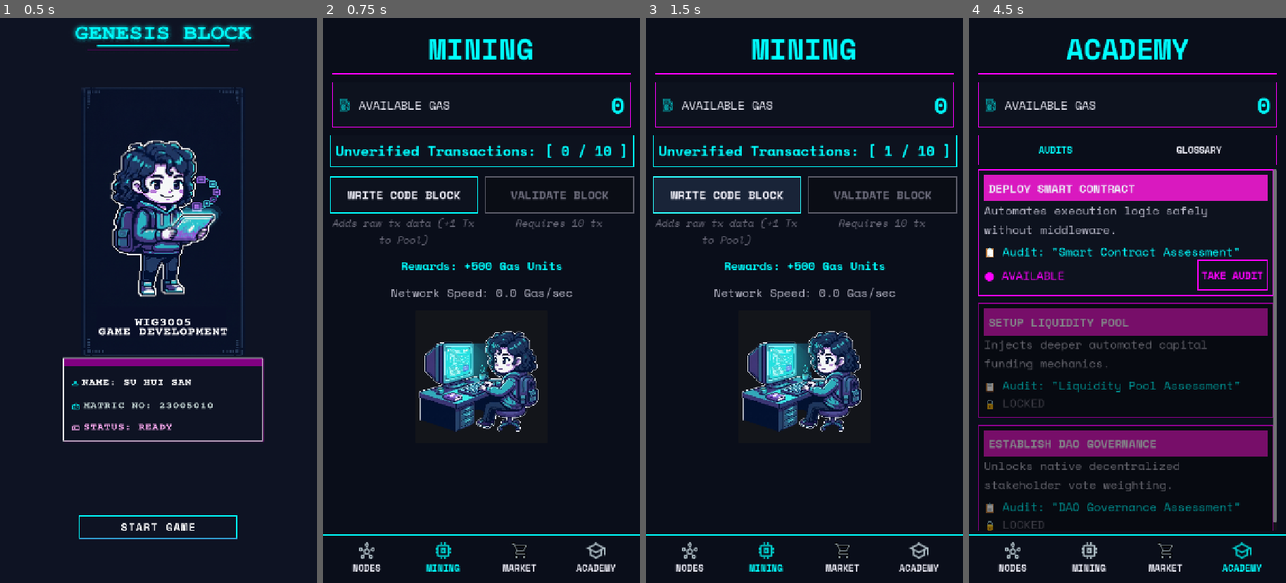
Above: before the commit, frames 1-4 (left to right).
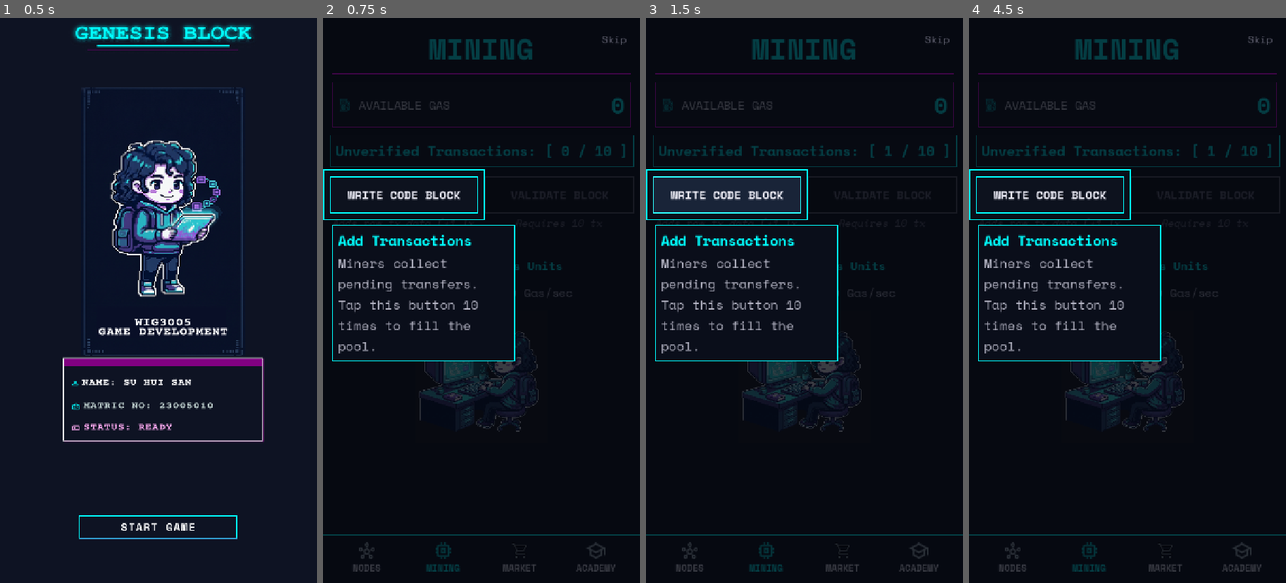
Above: after the commit, the same moments.

Repository: suhui3/genesis-block
Game: Godot game, scene res://main_game.tscn
Two runs of this game, one before a commit and one after it. Both use one fixed random seed, a clock stepped at 60 frames per second and the inputs below.
Inputs (mouse positions are in pixels of both pictures, inside the frame that each line leads up to):
- Up to frame 1 (0.5 s): no input
- Up to frame 2 (0.75 s): click (481, 532) at 0.5 s
- Up to frame 3 (1.5 s): click "WRITE CODE BLOCK" at 1.25 s
- Up to frame 4 (4.5 s): click (1013, 560) at 2.02 s; click (1089, 560) at 2.77 s; click (1165, 560) at 3.52 s; click (1241, 560) at 4.27 s

Frame 1 is identical in both runs. In frame 2, 12% of the frame differs, in the area x 0-100%, y 3-98%; in frame 3, 12%; in frame 4, 25%.

Commit message:
feat: tutorial for first time player

Diff:
--- a/main_game.gd
+++ b/main_game.gd
@@ -64,6 +64,7 @@
 @onready var gas_bar = $GameplayShell/RootVBox/ContentMargin/ChromeVBox/GasBar
 @onready var bottom_nav = $GameplayShell/RootVBox/BottomNavBar
 @onready var nodes_tab = $GameplayShell/RootVBox/ContentMargin/ChromeVBox/TabContent/NodesTab
+@onready var nodes_scroll = $GameplayShell/RootVBox/ContentMargin/ChromeVBox/TabContent/NodesTab/NodesScroll
 @onready var block_list_vbox = $GameplayShell/RootVBox/ContentMargin/ChromeVBox/TabContent/NodesTab/NodesScroll/BlockListVBox
 @onready var mining_tab = $GameplayShell/RootVBox/ContentMargin/ChromeVBox/TabContent/MiningTab
 @onready var mempool_panel = $GameplayShell/RootVBox/ContentMargin/ChromeVBox/TabContent/MiningTab/MempoolPanel
@@ -131,11 +132,29 @@
 	$CrisisPanel/CrisisMargin/CrisisScroll/CrisisStack/CrisisBorder/CrisisVBox/OptionsVBox/ButtonCrisisOptionA,
 	$CrisisPanel/CrisisMargin/CrisisScroll/CrisisStack/CrisisBorder/CrisisVBox/OptionsVBox/ButtonCrisisOptionB,
 ]
+@onready var tutorial_coach_overlay = $TutorialCoachOverlay
+
+enum TutorialStep {
+	WRITE,
+	VALIDATE,
+	NODES_NAV,
+	NODES_VIEW,
+	ACADEMY_NAV,
+	ACADEMY_AUDITS,
+	ACADEMY_GLOSSARY_NAV,
+	ACADEMY_GLOSSARY,
+	MARKET_NAV,
+	MARKET_UPGRADE,
+}
 
 var game_timer: Timer
 var game_started: bool = false
+var tutorial_completed: bool = false
 var _has_save: bool = false
 var _last_visualized_block_count: int = -1
+var _tutorial_active: bool = false
+var _tutorial_step: TutorialStep = TutorialStep.WRITE
+var _pending_tutorial: bool = false
 
 # ==========================================
 # INITIALIZATION LIFECYCLE
@@ -143,6 +162,7 @@
 func _ready():
 	quiz_panel.visible = false
 	crisis_panel.visible = false
+	tutorial_coach_overlay.hide_overlay()
 	_setup_cyber_styles()
 	_populate_glossary()
 	_connect_market_cards()
@@ -151,6 +171,8 @@
 	academy_sub_nav.tab_selected.connect(_on_academy_subtab_selected)
 	_switch_academy_subtab(CyberConstants.ACADEMY_SUBTAB_AUDITS)
 	bottom_nav.tab_selected.connect(_on_tab_selected)
+	tutorial_coach_overlay.skipped.connect(_on_tutorial_skipped)
+	tutorial_coach_overlay.continued.connect(_on_tutorial_continued)
 	load_game()
 	_update_splash_buttons()
 	splash_screen.visible = true
@@ -338,7 +360,9 @@
 
 func _on_start_button_pressed() -> void:
 	reset_game()
+	tutorial_completed = false
 	game_started = true
+	_pending_tutorial = true
 	_enter_gameplay(true)
 
 func reset_game() -> void:
@@ -386,9 +410,22 @@
 		show_crisis_popup(active_crisis_id)
 	if from_splash:
 		save_game()
+	if _pending_tutorial and not tutorial_completed:
+		_pending_tutorial = false
+		_begin_tutorial_after_layout()
+
+func _begin_tutorial_after_layout() -> void:
+	await get_tree().process_frame
+	_begin_tutorial()
 
 func _on_tab_selected(tab_index: int) -> void:
 	if overlay_blocking_input:
+		return
+	if _tutorial_active:
+		if not _tutorial_allows_tab(tab_index):
+			return
+		_switch_tab(tab_index)
+		_on_tutorial_tab_reached(tab_index)
 		return
 	_switch_tab(tab_index)
 
@@ -405,6 +442,14 @@
 
 func _on_academy_subtab_selected(subtab_index: int) -> void:
 	if overlay_blocking_input:
+		return
+	if _tutorial_active:
+		if (
+			_tutorial_step == TutorialStep.ACADEMY_GLOSSARY_NAV
+			and subtab_index == CyberConstants.ACADEMY_SUBTAB_GLOSSARY
+		):
+			_switch_academy_subtab(subtab_index)
+			_advance_tutorial_to_academy_glossary()
 		return
 	_switch_academy_subtab(subtab_index)
 
@@ -448,6 +493,7 @@
 		"passive_paused": _passive_paused,
 		"validate_cooldown_until": _validate_cooldown_until,
 		"debuff_expires_at": _debuff_expires_at,
+		"tutorial_completed": tutorial_completed,
 	}
 	var file := FileAccess.open(SAVE_PATH, FileAccess.WRITE)
 	if file:
@@ -488,6 +534,7 @@
 	_passive_paused = bool(data.get("passive_paused", false))
 	_validate_cooldown_until = float(data.get("validate_cooldown_until", 0.0))
 	_debuff_expires_at = float(data.get("debuff_expires_at", 0.0))
+	tutorial_completed = bool(data.get("tutorial_completed", tutorial_completed))
 	GameContent.backfill_resolved_crises(block_count, resolved_crises, active_crisis_id)
 	_restore_debuff_timer()
 
@@ -509,15 +556,22 @@
 func _on_write_button_pressed():
 	if overlay_blocking_input:
 		return
+	if _tutorial_active and _tutorial_step != TutorialStep.WRITE:
+		return
 	if mempool_count >= CyberConstants.MEMPOOL_CAPACITY:
 		return
 	var added := int(gas_per_click)
 	mempool_count = mini(mempool_count + added, CyberConstants.MEMPOOL_CAPACITY)
 	refresh_user_interface()
 	save_game()
+	if _tutorial_active and _tutorial_step == TutorialStep.WRITE:
+		if mempool_count >= CyberConstants.MEMPOOL_CAPACITY:
+			_advance_tutorial_to_validate()
 
 func _on_validate_button_pressed():
 	if overlay_blocking_input:
+		return
+	if _tutorial_active and _tutorial_step != TutorialStep.VALIDATE:
 		return
 	if Time.get_ticks_msec() < _validate_cooldown_until:
 		return
@@ -529,6 +583,8 @@
 	append_block()
 	refresh_user_interface()
 	save_game()
+	if _tutorial_active and _tutorial_step == TutorialStep.VALIDATE:
+		_advance_tutorial_to_nodes_nav()
 
 func _calculate_validate_payout() -> float:
 	return (
@@ -929,6 +985,8 @@
 	}
 
 func _on_audit_pressed(tier: String) -> void:
+	if _tutorial_active:
+		return
 	show_quiz(tier)
 
 func _on_go_to_academy_pressed(_tier: String) -> void:
@@ -986,11 +1044,16 @@
 	gas_rate_label.text = rate_text
 	var pool_full := mempool_count >= CyberConstants.MEMPOOL_CAPACITY
 	var validate_locked := cooldown_left > 0
-	button_validate.disabled = overlay_blocking_input or not pool_full or validate_locked
-	button_write.disabled = overlay_blocking_input or pool_full
+	var write_blocked := overlay_blocking_input or pool_full
+	var validate_blocked := overlay_blocking_input or not pool_full or validate_locked
+	if _tutorial_active:
+		write_blocked = _tutorial_step != TutorialStep.WRITE or pool_full
+		validate_blocked = _tutorial_step != TutorialStep.VALIDATE or not pool_full or validate_locked
+	button_validate.disabled = validate_blocked
+	button_write.disabled = write_blocked
 
 func refresh_upgrades() -> void:
-	var input_blocked := overlay_blocking_input
+	var input_blocked := overlay_blocking_input or _tutorial_active
 	_configure_card(
 		card_contract,
 		"contract",
@@ -1012,6 +1075,8 @@
 	var quiz: Dictionary = GameContent.QUIZZES[tier]
 	var lock_state := get_cert_lock_state(tier)
 	card.configure(tier, def["title"], quiz["title"], def["description"], lock_state)
+	if _tutorial_active and card.audit_button.visible:
+		card.audit_button.disabled = true
 
 func _configure_card(
 	card,
@@ -1039,9 +1104,14 @@
 	)
 
 func refresh_input_locks() -> void:
-	var blocked := overlay_blocking_input
-	bottom_nav.mouse_filter = Control.MOUSE_FILTER_STOP if blocked else Control.MOUSE_FILTER_PASS
-	academy_sub_nav.set_blocked(blocked)
+	if overlay_blocking_input:
+		bottom_nav.set_blocked(true)
+		academy_sub_nav.set_blocked(true)
+	elif _tutorial_active:
+		_apply_tutorial_nav_locks()
+	else:
+		bottom_nav.set_blocked(false)
+		academy_sub_nav.set_blocked(false)
 	for button in quiz_option_buttons:
 		button.disabled = not quiz_panel.visible
 	if crisis_panel.visible and not active_crisis_id.is_empty():
@@ -1052,3 +1122,169 @@
 	elif not crisis_panel.visible:
 		for button in crisis_option_buttons:
 			button.disabled = true
+
+# ==========================================
+# FIRST-MINUTE TUTORIAL
+# ==========================================
+func _begin_tutorial() -> void:
+	_tutorial_active = true
+	_tutorial_step = TutorialStep.WRITE
+	_switch_tab(CyberConstants.TAB_MINING)
+	refresh_user_interface()
+	tutorial_coach_overlay.show_step(
+		button_write,
+		"Add Transactions",
+		(
+			"Miners collect pending transfers. Tap this button %d times to fill the pool."
+			% CyberConstants.MEMPOOL_CAPACITY
+		),
+	)
+
+func _advance_tutorial_to_validate() -> void:
+	_tutorial_step = TutorialStep.VALIDATE
+	refresh_user_interface()
+	tutorial_coach_overlay.show_step(
+		button_validate,
+		"Seal the Block",
+		"Validators bundle a full pool into a block. You earn gas when you validate.",
+	)
+
+func _advance_tutorial_to_nodes_nav() -> void:
+	_tutorial_step = TutorialStep.NODES_NAV
+	refresh_user_interface()
+	tutorial_coach_overlay.show_step(
+		bottom_nav.get_tab_button(CyberConstants.TAB_NODES),
+		"View Your Chain",
+		"Open Nodes to see the block you just added to the network.",
+	)
+
+func _advance_tutorial_to_nodes_view() -> void:
+	_tutorial_step = TutorialStep.NODES_VIEW
+	refresh_user_interface()
+	tutorial_coach_overlay.show_step(
+		nodes_scroll,
+		"Your Blockchain",
+		"Each validated block is recorded here — a growing chain of network history.",
+		true,
+	)
+
+func _advance_tutorial_to_academy_nav() -> void:
+	_tutorial_step = TutorialStep.ACADEMY_NAV
+	refresh_user_interface()
+	tutorial_coach_overlay.show_step(
+		bottom_nav.get_tab_button(CyberConstants.TAB_ACADEMY),
+		"Learn the Network",
+		"Open Academy to study audits and crypto terms before you upgrade.",
+	)
+
+func _advance_tutorial_to_academy_audits() -> void:
+	_tutorial_step = TutorialStep.ACADEMY_AUDITS
+	_switch_academy_subtab(CyberConstants.ACADEMY_SUBTAB_AUDITS)
+	refresh_user_interface()
+	tutorial_coach_overlay.show_step(
+		audits_scroll,
+		"Certification Audits",
+		"Pass audits to unlock Market upgrades. Start with the Smart Contract assessment.",
+		true,
+	)
+
+func _advance_tutorial_to_academy_glossary_nav() -> void:
+	_tutorial_step = TutorialStep.ACADEMY_GLOSSARY_NAV
+	refresh_user_interface()
+	tutorial_coach_overlay.show_step(
+		academy_sub_nav.get_segment_button(CyberConstants.ACADEMY_SUBTAB_GLOSSARY),
+		"Glossary Tab",
+		"Tap Glossary to look up crypto terms whenever you need a refresher.",
+	)
+
+func _advance_tutorial_to_academy_glossary() -> void:
+	_tutorial_step = TutorialStep.ACADEMY_GLOSSARY
+	refresh_user_interface()
+	tutorial_coach_overlay.show_step(
+		glossary_scroll,
+		"Glossary",
+		"Browse definitions for gas, mempool, validator, and more.",
+		true,
+	)
+
+func _advance_tutorial_to_market_nav() -> void:
+	_tutorial_step = TutorialStep.MARKET_NAV
+	refresh_user_interface()
+	tutorial_coach_overlay.show_step(
+		bottom_nav.get_tab_button(CyberConstants.TAB_MARKET),
+		"Spend Your Gas",
+		"Open Market to buy upgrades that speed up your network.",
+	)
+
+func _advance_tutorial_to_market_upgrade() -> void:
+	_tutorial_step = TutorialStep.MARKET_UPGRADE
+	refresh_user_interface()
+	tutorial_coach_overlay.show_step(
+		card_contract,
+		"Network Upgrades",
+		"Pass an audit first, then spend earned gas here to boost mining speed.",
+		true,
+	)
+
+func _tutorial_allows_tab(tab_index: int) -> bool:
+	match _tutorial_step:
+		TutorialStep.NODES_NAV:
+			return tab_index == CyberConstants.TAB_NODES
+		TutorialStep.ACADEMY_NAV:
+			return tab_index == CyberConstants.TAB_ACADEMY
+		TutorialStep.MARKET_NAV:
+			return tab_index == CyberConstants.TAB_MARKET
+	return false
+
+func _apply_tutorial_nav_locks() -> void:
+	match _tutorial_step:
+		TutorialStep.NODES_NAV:
+			bottom_nav.set_tabs_blocked_except(CyberConstants.TAB_NODES)
+			academy_sub_nav.set_blocked(true)
+		TutorialStep.ACADEMY_NAV:
+			bottom_nav.set_tabs_blocked_except(CyberConstants.TAB_ACADEMY)
+			academy_sub_nav.set_blocked(true)
+		TutorialStep.MARKET_NAV:
+			bottom_nav.set_tabs_blocked_except(CyberConstants.TAB_MARKET)
+			academy_sub_nav.set_blocked(true)
+		TutorialStep.ACADEMY_GLOSSARY_NAV:
+			bottom_nav.set_blocked(true)
+			academy_sub_nav.set_segments_blocked_except(CyberConstants.ACADEMY_SUBTAB_GLOSSARY)
+		_:
+			bottom_nav.set_blocked(true)
+			academy_sub_nav.set_blocked(true)
+
+func _on_tutorial_tab_reached(tab_index: int) -> void:
+	match _tutorial_step:
+		TutorialStep.NODES_NAV:
+			if tab_index == CyberConstants.TAB_NODES:
+				_advance_tutorial_to_nodes_view()
+		TutorialStep.ACADEMY_NAV:
+			if tab_index == CyberConstants.TAB_ACADEMY:
+				_advance_tutorial_to_academy_audits()
+		TutorialStep.MARKET_NAV:
+			if tab_index == CyberConstants.TAB_MARKET:
+				_advance_tutorial_to_market_upgrade()
+
+func _on_tutorial_continued() -> void:
+	if not _tutorial_active:
+		return
+	match _tutorial_step:
+		TutorialStep.NODES_VIEW:
+			_advance_tutorial_to_academy_nav()
+		TutorialStep.ACADEMY_AUDITS:
+			_advance_tutorial_to_academy_glossary_nav()
+		TutorialStep.ACADEMY_GLOSSARY:
+			_advance_tutorial_to_market_nav()
+		TutorialStep.MARKET_UPGRADE:
+			_complete_tutorial()
+
+func _complete_tutorial() -> void:
+	tutorial_completed = true
+	_tutorial_active = false
+	tutorial_coach_overlay.hide_overlay()
+	refresh_user_interface()
+	save_game()
+
+func _on_tutorial_skipped() -> void:
+	_complete_tutorial()
--- a/main_game.tscn
+++ b/main_game.tscn
@@ -16,6 +16,7 @@
 [ext_resource type="PackedScene" path="res://ui/components/segmented_tab_bar.tscn" id="11_subnav"]
 [ext_resource type="Texture2D" uid="uid://bn2fv38pcyheu" path="res://ui/textures/assets/quiz_host.png" id="12_krmtw"]
 [ext_resource type="PackedScene" path="res://ui/components/quiz_option_button.tscn" id="12_quiz_opt"]
+[ext_resource type="PackedScene" path="res://ui/components/tutorial_coach_overlay.tscn" id="13_tutorial"]
 
 [node name="MainGame" type="Control" unique_id=2111286446]
 layout_mode = 3
@@ -298,6 +299,16 @@
 
 [node name="BottomNavBar" parent="GameplayShell/RootVBox" unique_id=1447322207 instance=ExtResource("10_nav")]
 layout_mode = 2
+
+[node name="TutorialCoachOverlay" parent="." instance=ExtResource("13_tutorial")]
+visible = false
+layout_mode = 1
+anchors_preset = 15
+anchor_right = 1.0
+anchor_bottom = 1.0
+grow_horizontal = 2
+grow_vertical = 2
+mouse_filter = 2
 
 [node name="QuizPanel" type="Control" parent="." unique_id=565184804]
 visible = false
--- a/ui/components/bottom_nav_bar.gd
+++ b/ui/components/bottom_nav_bar.gd
@@ -97,6 +97,21 @@
 		return
 	_apply_tab_content_colors(entry, tab_index == _active_tab, pressed)
 
+func set_blocked(blocked: bool) -> void:
+	for entry in _tab_entries:
+		entry.button.disabled = blocked
+
+func set_tabs_blocked_except(tab_index: int) -> void:
+	for i in _tab_entries.size():
+		_tab_entries[i].button.disabled = i != tab_index
+
+func get_tab_button(tab_index: int) -> Button:
+	if tab_index < 0 or tab_index >= _tab_entries.size():
+		return null
+	return _tab_entries[tab_index].button
+
 func _on_tab_pressed(tab_index: int) -> void:
+	if _tab_entries[tab_index].button.disabled:
+		return
 	set_active_tab(tab_index)
 	tab_selected.emit(tab_index)
--- a/ui/components/segmented_tab_bar.gd
+++ b/ui/components/segmented_tab_bar.gd
@@ -34,6 +34,16 @@
 	mouse_filter = Control.MOUSE_FILTER_STOP if blocked else Control.MOUSE_FILTER_PASS
 	for button in _buttons:
 		button.disabled = blocked
+
+func set_segments_blocked_except(tab_index: int) -> void:
+	mouse_filter = Control.MOUSE_FILTER_PASS
+	for i in _buttons.size():
+		_buttons[i].disabled = i != tab_index
+
+func get_segment_button(tab_index: int) -> Button:
+	if tab_index < 0 or tab_index >= _buttons.size():
+		return null
+	return _buttons[tab_index]
 
 func _rebuild_segments() -> void:
 	for child in segments_row.get_children():
@@ -72,6 +82,8 @@
 	button.add_theme_color_override("font_disabled_color", CyberConstants.TEXT_DIM)
 
 func _on_segment_pressed(tab_index: int) -> void:
+	if _buttons[tab_index].disabled:
+		return
 	if tab_index == _active_tab:
 		return
 	set_active_tab(tab_index)
--- /dev/null
+++ b/ui/components/tutorial_coach_overlay.gd
@@ -0,0 +1,183 @@
+extends Control
+
+signal skipped
+signal continued
+
+const CyberConstants = preload("res://ui/theme/cyber_constants.gd")
+const CyberUI = preload("res://ui/theme/cyber_ui.gd")
+
+const DIM_COLOR := Color(0.02, 0.03, 0.06, 0.78)
+const HOLE_PADDING := 8
+const RING_PADDING := 4
+const TOOLTIP_GAP := 12
+const TOOLTIP_MAX_WIDTH := 320
+
+var _target: Control
+var _pulse_tween: Tween
+
+@onready var dim_top: ColorRect = $DimTop
+@onready var dim_left: ColorRect = $DimLeft
+@onready var dim_right: ColorRect = $DimRight
+@onready var dim_bottom: ColorRect = $DimBottom
+@onready var highlight_ring: PanelContainer = $HighlightRing
+@onready var tooltip_panel: PanelContainer = $TooltipPanel
+@onready var tooltip_title: Label = $TooltipPanel/TooltipVBox/TooltipTitle
+@onready var tooltip_body: Label = $TooltipPanel/TooltipVBox/TooltipBody
+@onready var next_button: Button = $TooltipPanel/TooltipVBox/NextButton
+@onready var skip_button: Button = $SkipButton
+
+func _ready() -> void:
+	visible = false
+	mouse_filter = Control.MOUSE_FILTER_IGNORE
+	for dim in [dim_top, dim_left, dim_right, dim_bottom]:
+		dim.color = DIM_COLOR
+		dim.mouse_filter = Control.MOUSE_FILTER_STOP
+	highlight_ring.mouse_filter = Control.MOUSE_FILTER_IGNORE
+	tooltip_panel.mouse_filter = Control.MOUSE_FILTER_STOP
+	tooltip_panel.add_theme_stylebox_override(
+		"panel",
+		CyberUI.outline_panel(CyberConstants.CYAN, CyberConstants.BG_DARK, 2),
+	)
+	CyberUI.apply_title(tooltip_title, CyberConstants.CYAN, CyberConstants.BASE_FONT_BODY_LG)
+	CyberUI.apply_body(tooltip_body, CyberConstants.TEXT_GRAY, CyberConstants.BASE_FONT_BODY)
+	CyberUI.set_separation(tooltip_panel.get_node("TooltipVBox"), CyberConstants.BASE_SEP_TIGHT)
+	skip_button.flat = true
+	skip_button.focus_mode = Control.FOCUS_NONE
+	CyberUI.apply_button_states(skip_button, CyberConstants.TEXT_DIM, true)
+	CyberUI.apply_button_font(skip_button, CyberConstants.BASE_FONT_CAPTION)
+	skip_button.text = "Skip"
+	skip_button.pressed.connect(_on_skip_pressed)
+	next_button.visible = false
+	next_button.text = "Next"
+	CyberUI.apply_button_states(next_button, CyberConstants.CYAN, true)
+	CyberUI.apply_button_font(next_button, CyberConstants.BASE_FONT_SMALL, true)
+	next_button.pressed.connect(_on_next_pressed)
+	get_viewport().size_changed.connect(_on_viewport_resized)
+
+func show_step(target: Control, title: String, body: String, show_next: bool = false) -> void:
+	_target = target
+	tooltip_title.text = title
+	tooltip_body.text = body
+	next_button.visible = show_next
+	visible = true
+	mouse_filter = Control.MOUSE_FILTER_IGNORE
+	await get_tree().process_frame
+	_reposition()
+	await get_tree().process_frame
+	_reposition()
+	_start_pulse()
+
+func hide_overlay() -> void:
+	_stop_pulse()
+	_target = null
+	visible = false
+
+func _on_skip_pressed() -> void:
+	skipped.emit()
+
+func _on_next_pressed() -> void:
+	continued.emit()
+
+func _on_viewport_resized() -> void:
+	if visible and _target:
+		_reposition()
+
+func _reposition() -> void:
+	if not _target or not is_instance_valid(_target):
+		return
+	var hole := _get_hole_rect()
+	_layout_dim_panels(hole)
+	_layout_highlight_ring(hole)
+	_layout_tooltip(hole)
+	_layout_skip_button()
+
+func _get_hole_rect() -> Rect2:
+	var target_rect := _target.get_global_rect()
+	var pad := float(CyberUI.scaled(HOLE_PADDING))
+	return Rect2(
+		target_rect.position - Vector2(pad, pad),
+		target_rect.size + Vector2(pad * 2.0, pad * 2.0),
+	)
+
+func _layout_dim_panels(hole: Rect2) -> void:
+	var overlay_rect := get_global_rect()
+	var local_hole := Rect2(hole.position - overlay_rect.position, hole.size)
+	dim_top.position = Vector2.ZERO
+	dim_top.size = Vector2(overlay_rect.size.x, maxf(0.0, local_hole.position.y))
+	dim_left.position = Vector2(0.0, local_hole.position.y)
+	dim_left.size = Vector2(
+		maxf(0.0, local_hole.position.x),
+		local_hole.size.y,
+	)
+	dim_right.position = Vector2(local_hole.position.x + local_hole.size.x, local_hole.position.y)
+	dim_right.size = Vector2(
+		maxf(0.0, overlay_rect.size.x - local_hole.position.x - local_hole.size.x),
+		local_hole.size.y,
+	)
+	dim_bottom.position = Vector2(0.0, local_hole.position.y + local_hole.size.y)
+	dim_bottom.size = Vector2(
+		overlay_rect.size.x,
+		maxf(0.0, overlay_rect.size.y - local_hole.position.y - local_hole.size.y),
+	)
+
+func _layout_highlight_ring(hole: Rect2) -> void:
+	var ring_pad := float(CyberUI.scaled(RING_PADDING))
+	var overlay_rect := get_global_rect()
+	var local_hole := Rect2(hole.position - overlay_rect.position, hole.size)
+	highlight_ring.position = local_hole.position - Vector2(ring_pad, ring_pad)
+	highlight_ring.size = local_hole.size + Vector2(ring_pad * 2.0, ring_pad * 2.0)
+
+func _layout_tooltip(hole: Rect2) -> void:
+	var overlay_rect := get_global_rect()
+	var local_hole := Rect2(hole.position - overlay_rect.position, hole.size)
+	var gap := float(CyberUI.scaled(TOOLTIP_GAP))
+	var margin := float(CyberUI.scaled(CyberConstants.BASE_MARGIN))
+	var max_width := float(CyberUI.scaled(TOOLTIP_MAX_WIDTH))
+	tooltip_panel.custom_minimum_size = Vector2(max_width, 0.0)
+	tooltip_panel.size = Vector2(max_width, 0.0)
+	var tooltip_size := tooltip_panel.get_combined_minimum_size()
+	var place_above := local_hole.position.y > overlay_rect.size.y * 0.55
+	var x := clampf(
+		local_hole.position.x + local_hole.size.x * 0.5 - tooltip_size.x * 0.5,
+		margin,
+		overlay_rect.size.x - tooltip_size.x - margin,
+	)
+	var y := local_hole.position.y - tooltip_size.y - gap if place_above else (
+		local_hole.position.y + local_hole.size.y + gap
+	)
+	y = clampf(y, margin, overlay_rect.size.y - tooltip_size.y - margin)
+	tooltip_panel.position = Vector2(x, y)
+	tooltip_panel.size = tooltip_size
+
+func _layout_skip_button() -> void:
+	var margin := float(CyberUI.scaled(CyberConstants.BASE_MARGIN))
+	skip_button.position = Vector2(
+		size.x - skip_button.size.x - margin,
+		margin,
+	)
+
+func _start_pulse() -> void:
+	_stop_pulse()
+	highlight_ring.add_theme_stylebox_override(
+		"panel",
+		CyberUI.outline_panel(CyberConstants.CYAN, Color(0, 0, 0, 0), 2),
+	)
+	_pulse_tween = create_tween().set_loops()
+	_pulse_tween.tween_property(
+		highlight_ring,
+		"modulate",
+		Color(1.4, 1.0, 1.4, 1.0),
+		0.55,
+	).set_trans(Tween.TRANS_SINE).set_ease(Tween.EASE_IN_OUT)
+	_pulse_tween.tween_property(
+		highlight_ring,
+		"modulate",
+		Color(1.0, 1.0, 1.0, 1.0),
+		0.55,
+	).set_trans(Tween.TRANS_SINE).set_ease(Tween.EASE_IN_OUT)
+
+func _stop_pulse() -> void:
+	if _pulse_tween:
+		_pulse_tween.kill()
+		_pulse_tween = null
+	highlight_ring.modulate = Color.WHITE
--- /dev/null
+++ b/ui/components/tutorial_coach_overlay.tscn
@@ -0,0 +1,62 @@
+[gd_scene load_steps=2 format=3 uid="uid://tutorial_coach_overlay"]
+
+[ext_resource type="Script" path="res://ui/components/tutorial_coach_overlay.gd" id="1_overlay"]
+
+[node name="TutorialCoachOverlay" type="Control"]
+layout_mode = 3
+anchors_preset = 15
+anchor_right = 1.0
+anchor_bottom = 1.0
+grow_horizontal = 2
+grow_vertical = 2
+mouse_filter = 2
+z_index = 5
+script = ExtResource("1_overlay")
+
+[node name="DimTop" type="ColorRect" parent="."]
+layout_mode = 0
+mouse_filter = 0
+
+[node name="DimLeft" type="ColorRect" parent="."]
+layout_mode = 0
+mouse_filter = 0
+
+[node name="DimRight" type="ColorRect" parent="."]
+layout_mode = 0
+mouse_filter = 0
+
+[node name="DimBottom" type="ColorRect" parent="."]
+layout_mode = 0
+mouse_filter = 0
+
+[node name="HighlightRing" type="PanelContainer" parent="."]
+layout_mode = 0
+mouse_filter = 2
+
+[node name="TooltipPanel" type="PanelContainer" parent="."]
+layout_mode = 0
+mouse_filter = 0
+
+[node name="TooltipVBox" type="VBoxContainer" parent="TooltipPanel"]
+layout_mode = 2
+
+[node name="TooltipTitle" type="Label" parent="TooltipPanel/TooltipVBox"]
+layout_mode = 2
+text = "Title"
+autowrap_mode = 3
+
+[node name="TooltipBody" type="Label" parent="TooltipPanel/TooltipVBox"]
+layout_mode = 2
+text = "Body"
+autowrap_mode = 3
+
+[node name="NextButton" type="Button" parent="TooltipPanel/TooltipVBox"]
+visible = false
+layout_mode = 2
+text = "Next"
+
+[node name="SkipButton" type="Button" parent="."]
+layout_mode = 0
+offset_right = 48.0
+offset_bottom = 24.0
+text = "Skip"
Not shown, added: ui/components/tutorial_coach_overlay.gd.uid
